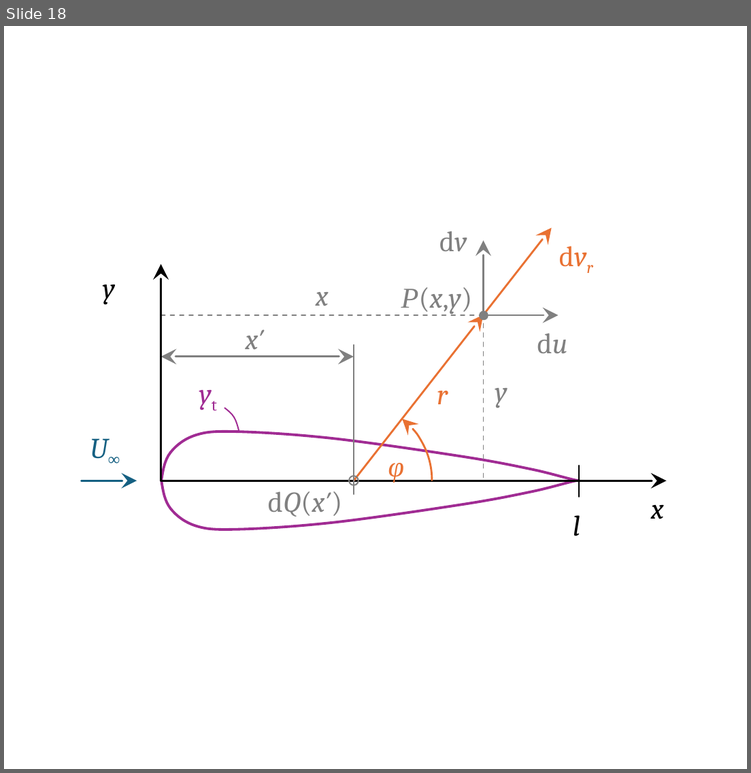
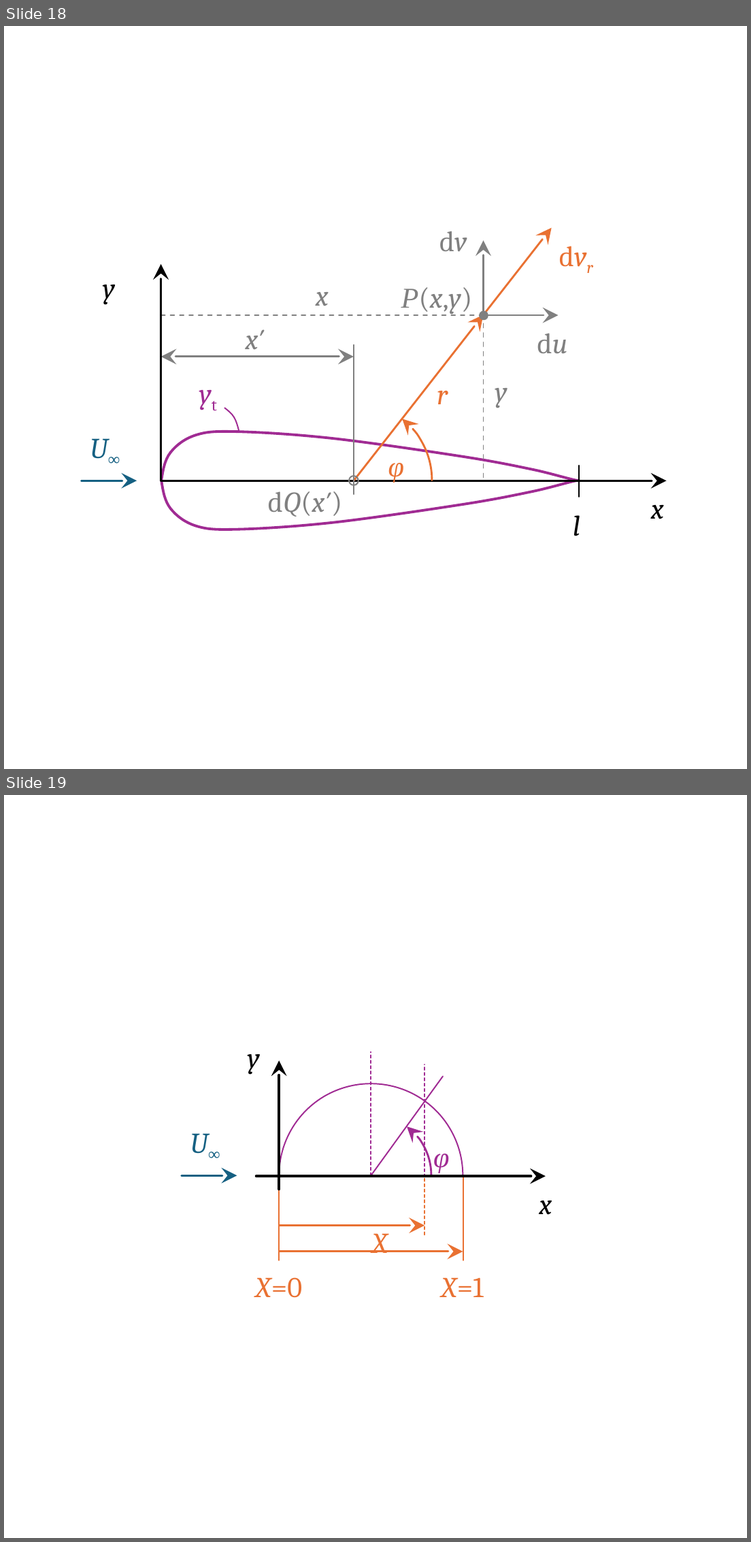
Before and after one commit to m4zeRobot/Project-FoSa, a slide deck: Strömungslehre 2/images/SL2-Images.pptx. Shown one above the other, each under a label of ours: slide 18 before the commit, slides 18 and 19 after it. The pictures are 751x773 and 751x1542 pixels, drawn with LibreOffice and Linux fonts; fonts in the diff are those of the drawing. Boxes give left, top, right and bottom in pixels: in the first picture for what was removed or moved away, otherwise in the second. Text is boxed around its words. In the diff, an @@ line names an element or a change of style, - is before the commit and + after.

```diff
--- a/Strömungslehre 2/images/SL2-Images.pptx
+++ b/Strömungslehre 2/images/SL2-Images.pptx
@@ slide 19 added at [4, 795, 747, 1538], background #FFFFFF @@
@@ line added from (370, 1176) to (370, 1051), #A02B93 0.5 pt dashed @@
@@ line added from (370, 1176) to (443, 1076), #A02B93 0.5 pt @@
@@ line added from (424, 1176) to (424, 1064), #A02B93 0.5 pt dashed @@
@@ arc (boxed as its full ellipse) added at [279, 1083, 462, 1266], outline #A02B93 0.5 pt @@
@@ arc (boxed as its full ellipse) added at [309, 1113, 432, 1236], outline #A02B93 0.75 pt @@
@@ text added at [190, 1133, 208, 1153], 11 pt, text #156082, italic @@
+U∞
@@ text added at [433, 1153, 449, 1173], 11 pt, text #A02B93, italic @@
+φ
@@ arrow added from (181, 1176) to (236, 1176), #156082 0.75 pt @@
@@ line added from (424, 1234) to (424, 1176), #E97132 0.5 pt dashed @@
@@ line added from (462, 1261) to (462, 1176), #E97132 0.5 pt @@
@@ line added from (279, 1261) to (279, 1183), #E97132 0.5 pt @@
@@ group added at [247, 1054, 551, 1215]: 2 arrows, 2 texts @@
+y
+x
@@ arrow added from (279, 1225) to (424, 1225), #E97132 0.75 pt @@
@@ text added at [372, 1233, 388, 1253], 11 pt, text #E97132, italic @@
+X
@@ arrow added from (279, 1251) to (462, 1251), #E97132 0.75 pt @@
@@ text added at [256, 1277, 303, 1298], 11 pt, text #E97132 @@
+X=0
@@ text added at [441, 1277, 483, 1297], 11 pt, text #E97132 @@
+X=1
```
Also in this commit, not shown: 2 other files.
